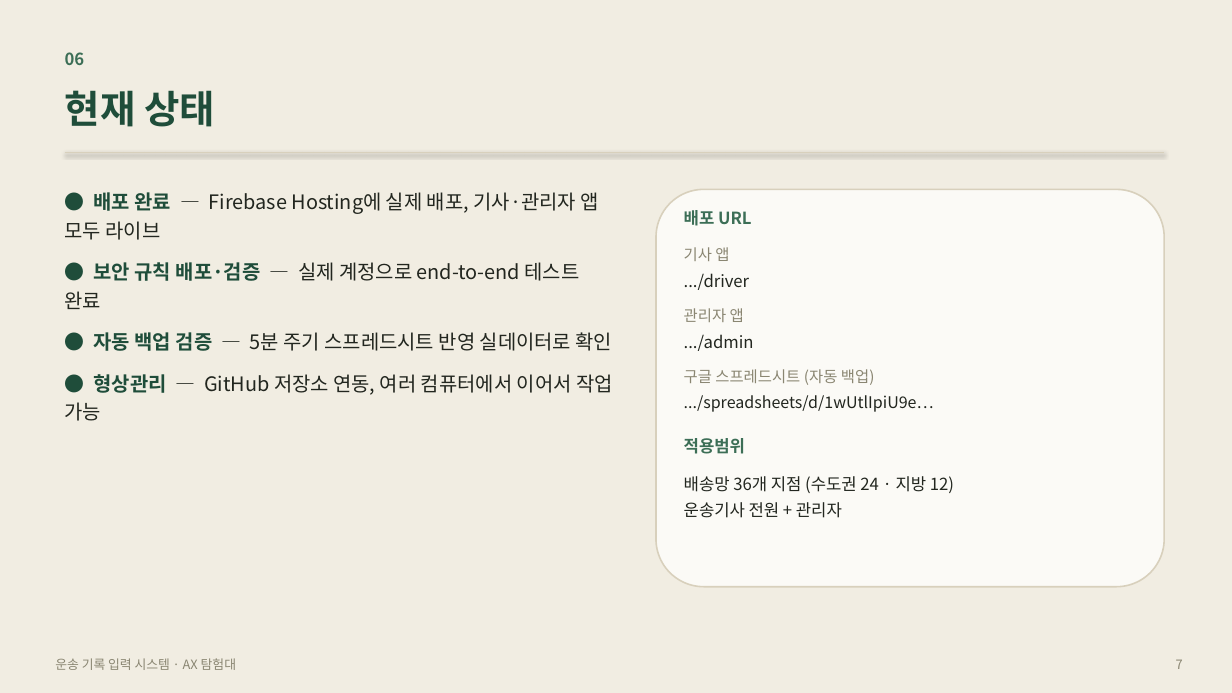
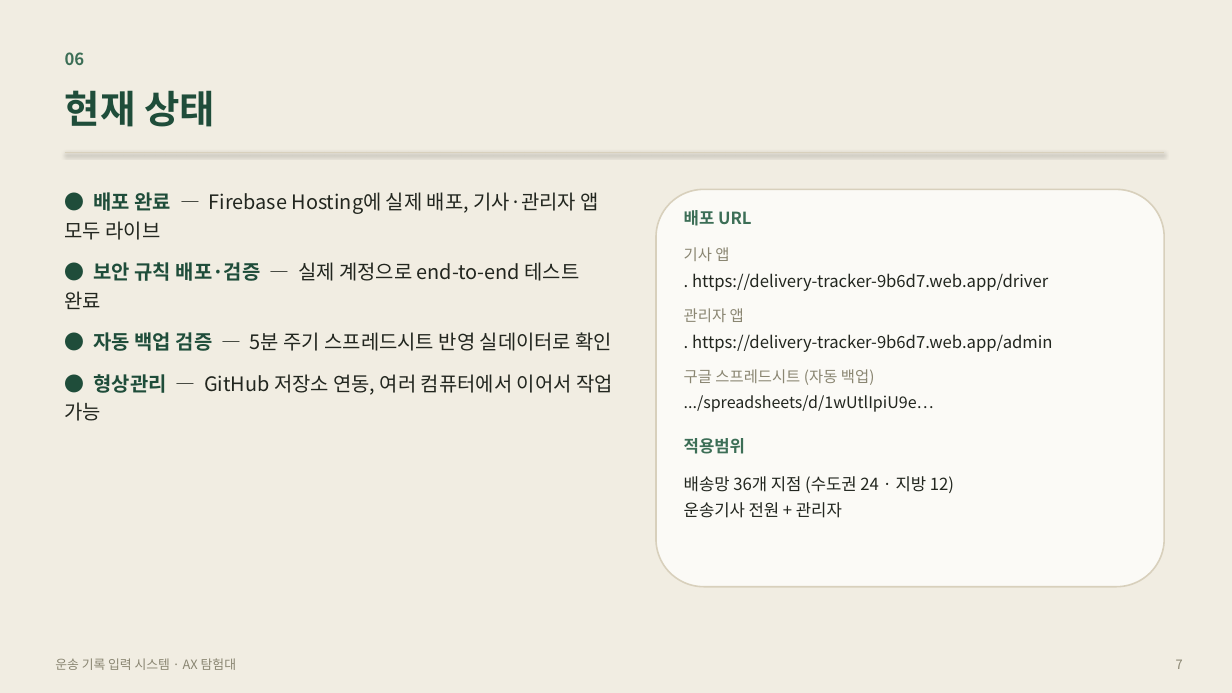
Before and after one commit to dreamsinblue-gif/KGH, a slide deck: slide 7 of 6_발표자료.pptx. Drawn at 1232x693 pixels with LibreOffice and Linux fonts; fonts in the diff are those of the drawing. Boxes give left, top, right and bottom in pixels: in the first picture for what was removed or moved away, otherwise in the second. Text is boxed around its words. In the diff, an @@ line names an element or a change of style, - is before the commit and + after.

```diff
--- a/6_발표자료.pptx
+++ b/6_발표자료.pptx
@@ text at [692,273,1048,291]: text changed @@
-.../driver
+. https://delivery-tracker-9b6d7.web.app/driver
@@ text at [692,334,1053,352]: text changed @@
-.../admin
+. https://delivery-tracker-9b6d7.web.app/admin
```
Also in this commit, not shown: 7 other slides changed.
